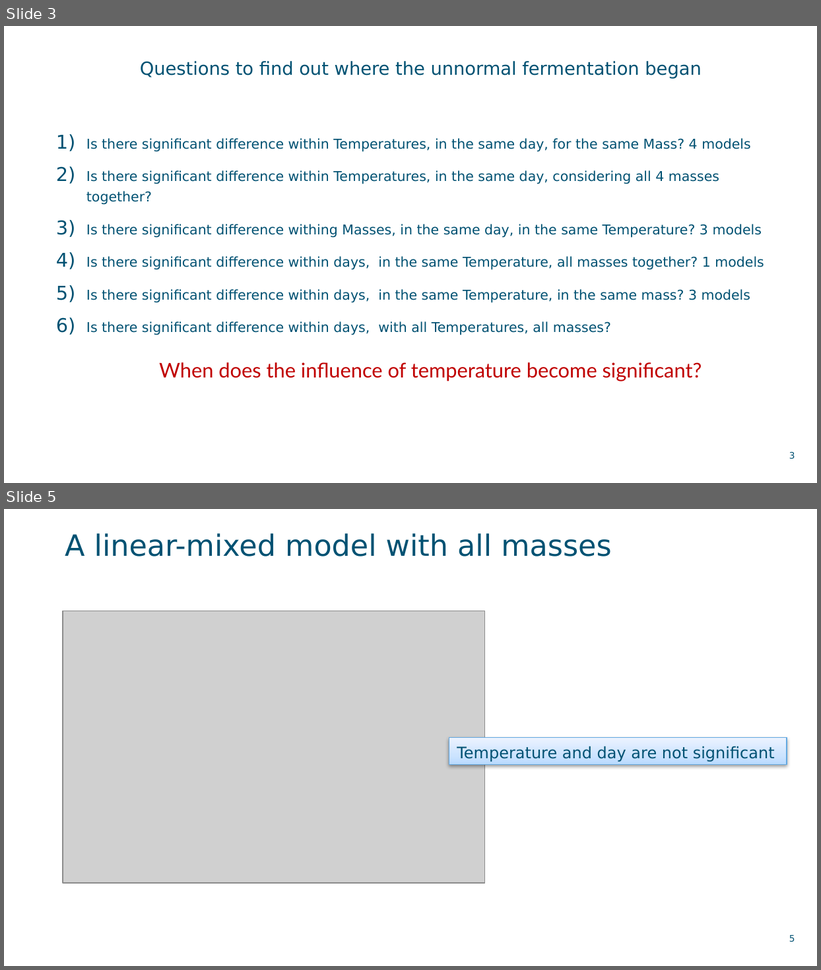
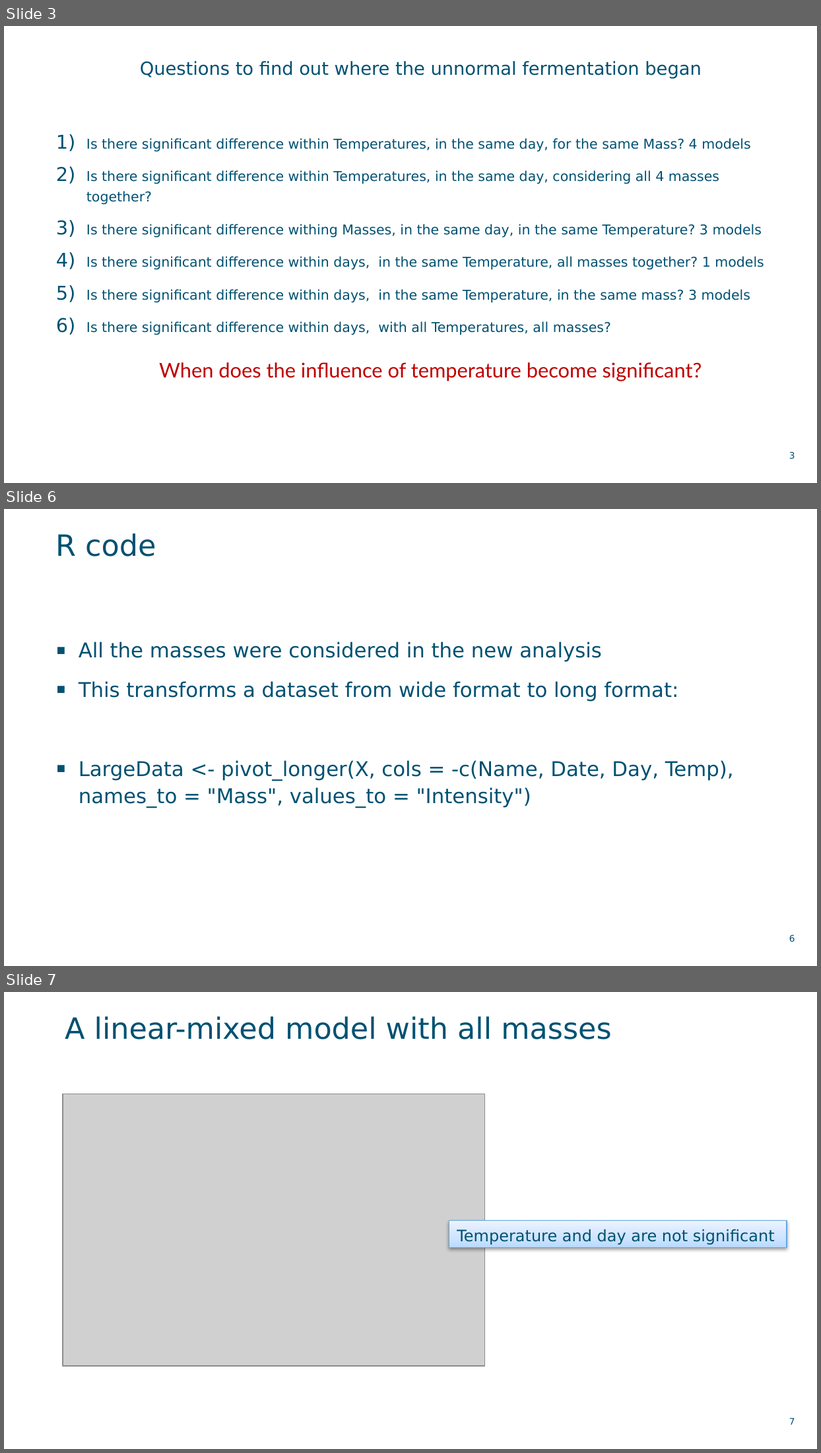
Before and after one commit to MMBDD/Serbia, a slide deck: Brines/UF.pptx. Shown one above the other, each under a label of ours: slides 3 and 5 before the commit, slides 3, 6 and 7 after it; the slides between them are not shown. The pictures are 821x970 and 821x1453 pixels, drawn with LibreOffice and Linux fonts; fonts in the diff are those of the drawing; grey boxes stand for pictures; background and template pictures are left out. Boxes give left, top, right and bottom in pixels: in the first picture for what was removed or moved away, otherwise in the second. Text is boxed around its words. In the diff, an @@ line names an element or a change of style, - is before the commit and + after.

```diff
--- a/Brines/UF.pptx
+++ b/Brines/UF.pptx
@@ slide 6 added at [4,509,817,966], background picture (left out) @@
@@ title added at [54,524,795,576], outline #005172 0 pt, 26 pt, text #005172 @@
+R code
@@ text added at [79,642,734,808], 18 pt, text #005172 @@
+▪ All the masses were considered in the new analysis
+▪ This transforms a dataset from wide format to long format:
+▪ LargeData <- pivot_longer(X, cols = -c(Name, Date, Day, Temp), names_to = "Mass", values_to = "Intensity")
@@ page number added at [789,935,795,942], 8 pt, text #005172 @@
+6
@@ what was slide 5 is now slide 7 @@
@@ page number at [789,1418,795,1425]: text changed @@
-5
+7
```
Also in this commit, not shown: 3 slides changed, 7 other files.
